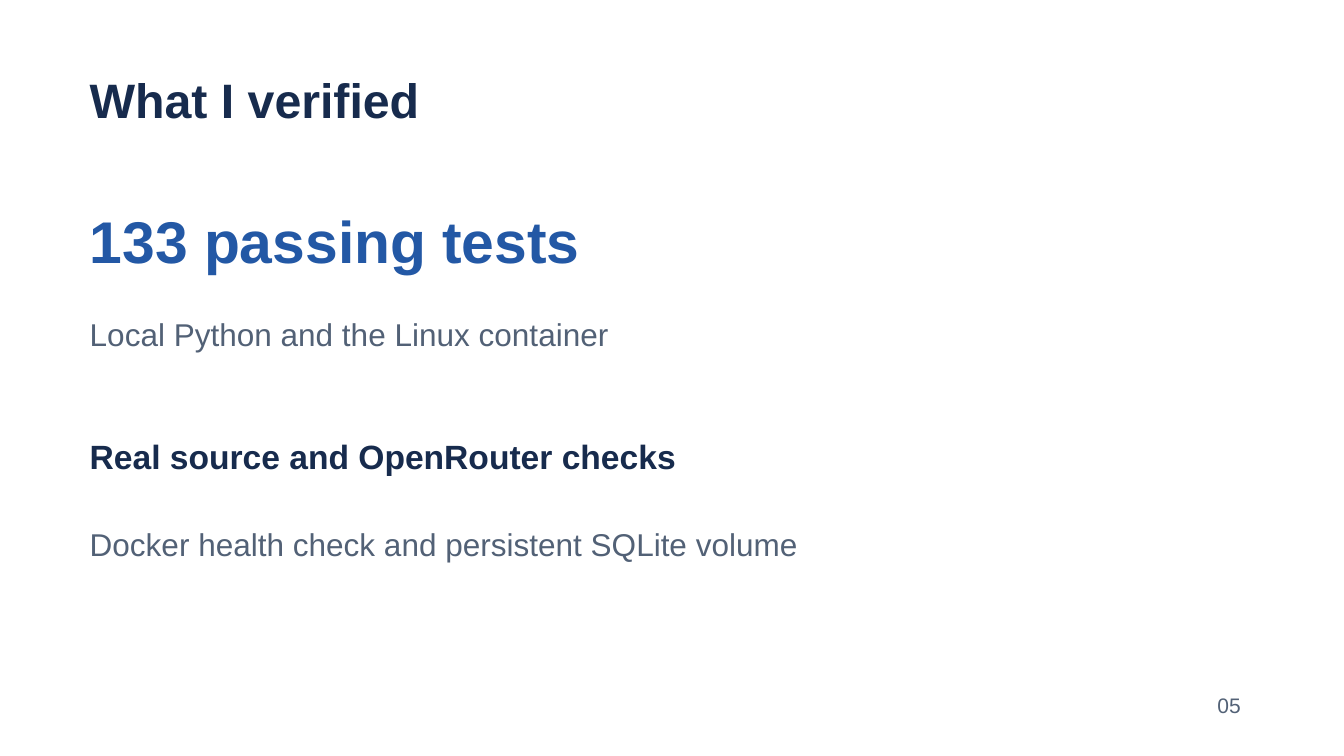
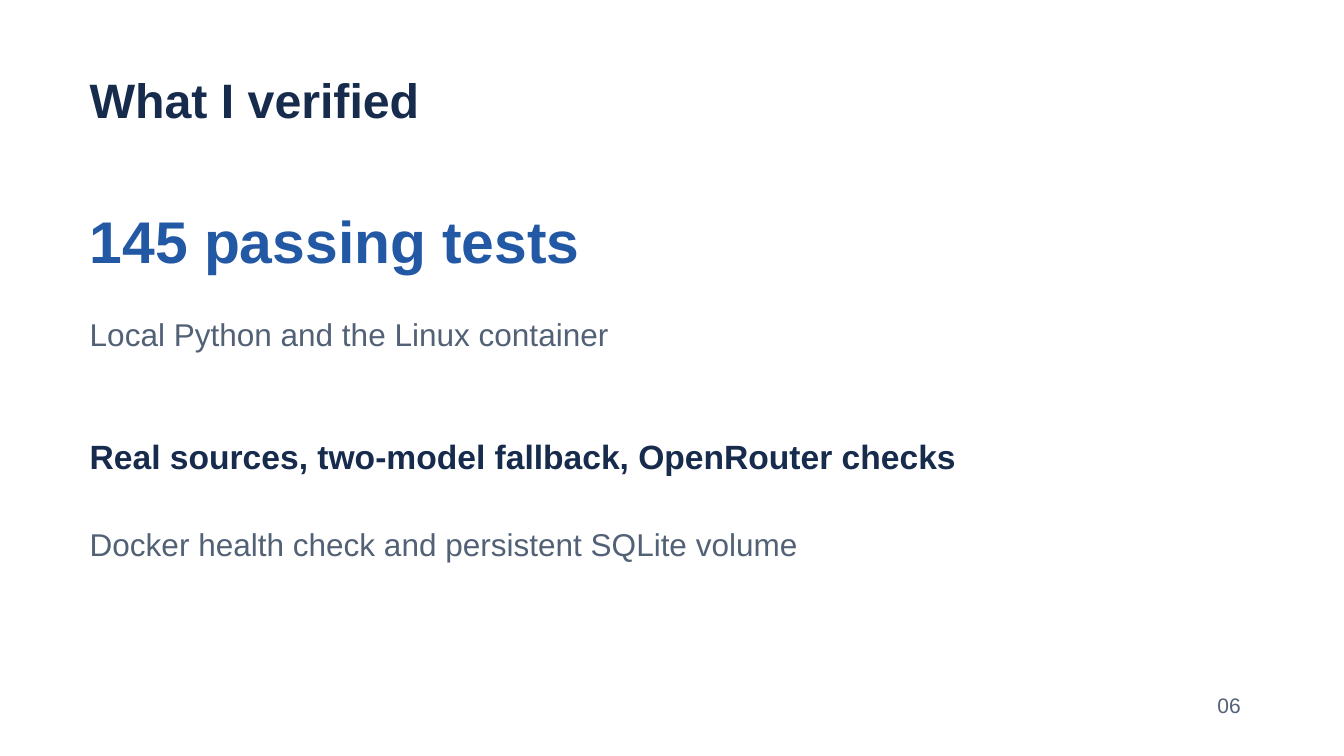
Before and after one commit to emretheus/pr-news-monitor, a slide deck: slide 6 of docs/presentation/pr-news-monitor.pptx (slide 5 before the commit). Drawn at 1344x756 pixels with LibreOffice and Linux fonts; fonts in the diff are those of the drawing. Boxes give left, top, right and bottom in pixels: in the first picture for what was removed or moved away, otherwise in the second. Text is boxed around its words. In the diff, an @@ line names an element or a change of style, - is before the commit and + after.

Commit message:
Sync docs and decks with implementation: 8-slide narrative, fallback model, 145 tests, docs folder tidy

```diff
--- a/docs/presentation/pr-news-monitor.pptx
+++ b/docs/presentation/pr-news-monitor.pptx
@@ text at [90, 220, 579, 274]: text changed @@
-133 passing tests
+145 passing tests
@@ text at [90, 444, 956, 476]: text changed @@
-Real source and OpenRouter checks
+Real sources, two-model fallback, OpenRouter checks
@@ text at [1217, 698, 1240, 713]: text changed @@
-05
+06
```
Also in this commit, not shown: 3 other slides changed, 3 slides added, 1 slide removed, 5 other files.
